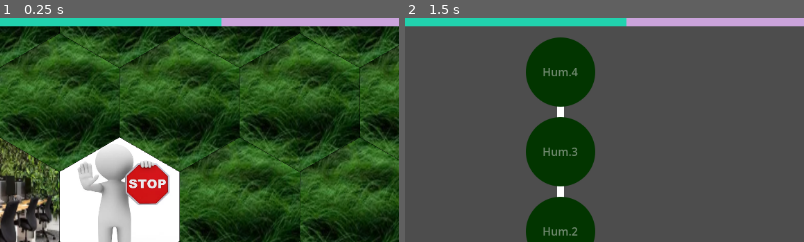
Above: before the commit, frames 1-2 (left to right).
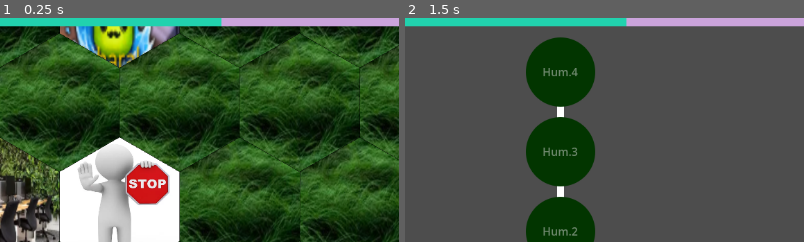
Above: after the commit, the same moments.

Repository: Shoshore/M2-Projet_Jeux_Serieux
Game: Godot game, scene res://Scenes/tile_map.tscn
The game is run twice, just before and just after one commit, with the same random seed, the same clock (stepped at 60 frames per second) and the same inputs. The engine's default icon, where the game draws it, is replaced by a stand-in: a white triangle on a blue panel in a dark square.
Inputs:
- Up to frame 1 (0.25 s): no input
- Up to frame 2 (1.5 s): click "Fin de tour" at 0.5 s; click "Arbre de compétence" at 1.25 s
The pictures show only the part of the screen within x 50-100%, y 8-58%; the shares and areas given below are measured in that part.

The runs differ from the first frame. In frame 1, 3.2% of the frame differs, in the area x 15-46%, y 3-23%; in frame 2, nothing differs.

Commit message:
Recrutement site visible now but not functional

Diff:
--- a/scripts/board/visuals.gd
+++ b/scripts/board/visuals.gd
@@ -3,3 +3,4 @@
 const GRASS: Texture2D = preload("res://assets/grass.png")
 const COMPANY: Texture2D = preload("res://assets/compagny.png")
 const RECRUITER: Texture2D = preload("res://assets/bonhomme.png")
+const RECRUITEMENT: Texture2D = preload("res://assets/recrutement.png")
--- a/scripts/building/building.gd
+++ b/scripts/building/building.gd
@@ -1,7 +1,6 @@
 @abstract
 class_name Building
 
-var vision: Vision_component
 var position: Position_component
 var _map: Map
 
@@ -11,9 +10,8 @@
 
 var texture: Texture2D = null
 
-func _init(id: int, spawn_point: Vector2i, vision_range: int, map: Map) -> void:
+func _init(id: int, spawn_point: Vector2i, map: Map) -> void:
 	_id = id
-	vision = Vision_component.new(vision_range)
 	position = Position_component.new(spawn_point)
 	_map = map
 
--- a/scripts/building/company.gd
+++ b/scripts/building/company.gd
@@ -1,5 +1,7 @@
 extends Building
 class_name Company
+
+var vision: Vision_component
 
 var _number_developer := 1
 var _number_researcher := 1
@@ -48,10 +50,11 @@
 	tile.reload_visual()
 
 
-func _init(id_unic: int, position_: Vector2i, map: Map) -> void:
-	super(id_unic, position_, 5, map)
+func _init(id_unic: int, position_: Vector2i, vision_range: int, map: Map) -> void:
+	super(id_unic, position_, map)
 	texture = Visuals.COMPANY
 	create_unit(Create_unit_type.RECRUITER)
+	vision = Vision_component.new(vision_range)
 
 func _fire_consequence():
 	_mood_gauge = floor(_mood_gauge / 2)
--- /dev/null
+++ b/scripts/building/recruitement_building.gd
@@ -0,0 +1,18 @@
+extends Building
+class_name Recruitement_building
+
+enum Ressources {
+	DEVELOPPER,
+	RESEARCHER
+}
+
+var _ressource : Ressources
+
+func _init(id_unic: int, position_: Vector2i, map: Map, ressource : Ressources) -> void:
+	super(id_unic, position_, map)
+	texture = Visuals.RECRUITEMENT
+	_ressource = ressource
+
+func display():
+	print("Position : ", position.x, position.y)
+	print("Ressource : ", _ressource)
--- a/scripts/turn_manager.gd
+++ b/scripts/turn_manager.gd
@@ -12,7 +12,8 @@
 const MAX_STITCH_TURN := 2
 var current_stitch_turn := 0
 
-var company_array : Dictionary[int,Company] = {} # id -> Company
+var company_array : Dictionary[int, Company] = {} # id -> Company
+var recrutement_site_array : Dictionary[int, Recruitement_building] = {}
 
 @onready var boardObject: Node2D = $"."
 @onready var skill_tree: SkillTree = $HUD/SkillTree
@@ -30,11 +31,18 @@
 func _map_filling(map: Map) -> void:
 	var origin := Vector2i(0, 0)
 	var tile: Tile = map.tiles_by_coord[origin]
-	var player_company = Company.new(0, origin, map)
-
+	var player_company = Company.new(0, origin, 5, map)
 	tile.building = player_company #modifier constructeur si nécessaire
 	company_array[0] = player_company
 	tile.reload_visual()
+	var pos_recruitement := Vector2i(2, -2)
+	var tile_recruitement : Tile = map.tiles_by_coord[pos_recruitement]
+	var recruitement_building := Recruitement_building.new(0, pos_recruitement,
+		map, Recruitement_building.Ressources.DEVELOPPER)
+	tile_recruitement.building = recruitement_building
+	recrutement_site_array[0] = recruitement_building
+	tile_recruitement.reload_visual()
+
 
 
 # Les datas des entreprises :
Binary file added: assets/recrutement.png
Not shown, added: assets/recrutement.png.import
Not shown, added: scripts/building/recruitement_building.gd.uid
